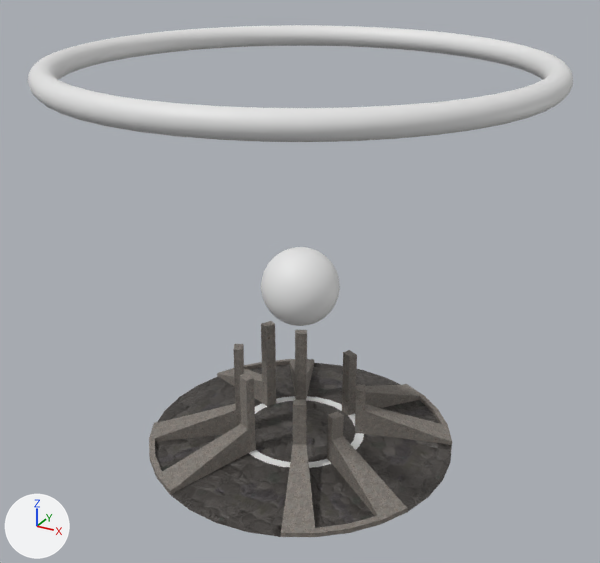
The glTF model lesson_1.bot/public/models/base/base.glb: old version first, new version second.
Both versions are drawn from a 50 mm lens placed at (5.94, -10.82, 8.37), pointed at (0.05, -0.1, 3.01). The axes (+X, +Y, +Z) are drawn at lower left. The lights are the same throughout. Where no turn or scale is listed for an object, it has been applied to the vertices.

In view in the first picture: 'Ring', 'Root', 'Sphere'.
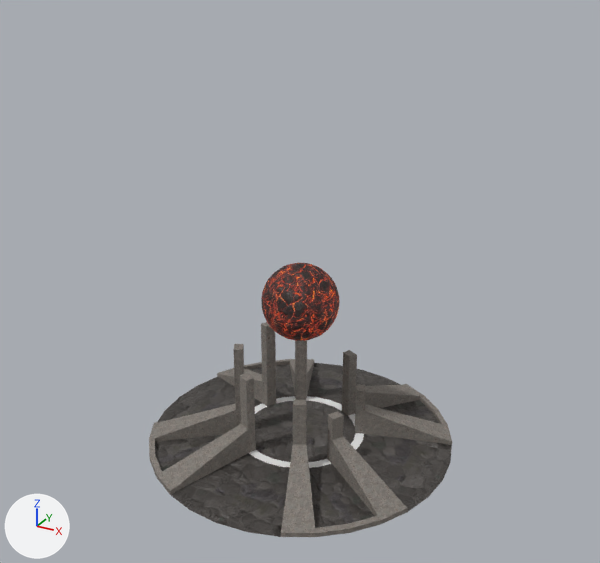
Location of each change, [x1, y1, x2, y2] in pixels of the pictures (600 x 563 px):
'Ring', deleted
    before: [28, 25, 573, 142]
'Sphere', surface changed, moved (grey to brown)
    before: [261, 247, 340, 326]
    after: [261, 263, 340, 341]

The change, as a list of edits to the scene's bpy script:
```text
Add img_normal:
    img_normal = load_image('Normal', '_unpacked/Normal', 256, 256, 'Non-Color')
Add img_roughness:
    img_roughness = load_image('Roughness', '_unpacked/Roughness', 256, 256, 'Non-Color')
Add img_albedo:
    img_albedo = load_image('Albedo', '_unpacked/Albedo', 256, 256, 'sRGB')
Add img_emissive:
    img_emissive = load_image('Emissive', '_unpacked/Emissive', 256, 256, 'sRGB')
Change mat_mat_sphere_shine:
    remove # nodes: BsdfPrincipled, OutputMaterial
    nodes: BsdfPrincipled, Math, NormalMap, OutputMaterial, SeparateColor, TexImage x4
    uses the picture img_albedo
    uses the picture img_emissive
    uses the picture img_normal
    uses the picture img_roughness
Change ob_sphere:
    ob_sphere.location: (0.0, 0.0, 2.807) -> (0.0, 0.0, 2.534)
Remove ob_ring:
    ob_ring = bpy.data.objects.new('Ring', me_ring)
    ob_ring.location = (0.0, 0.0, 6.35)
```
